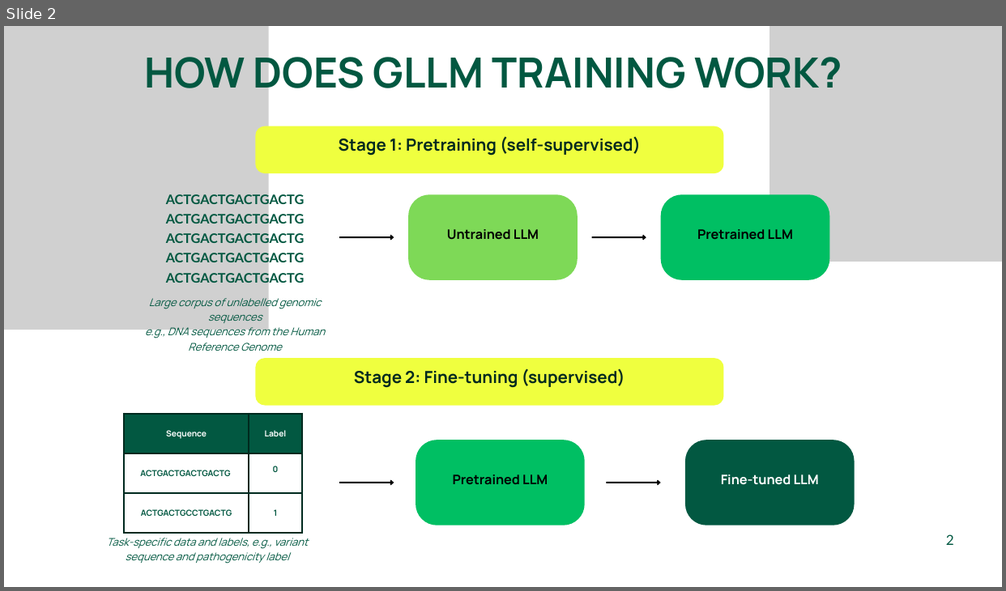
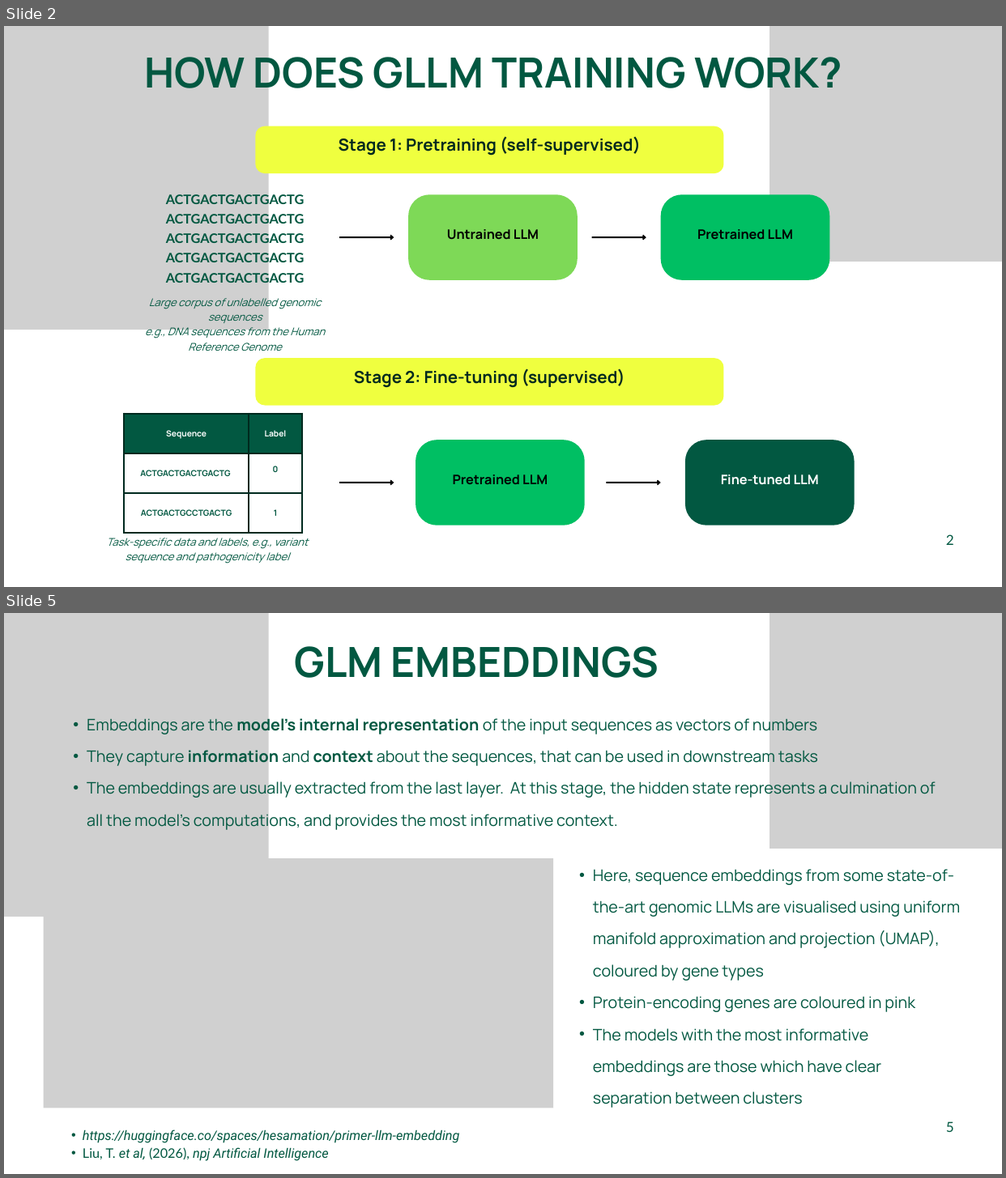
Before and after one commit to manyan-huang/genomic-llms-in-practice, a slide deck: Lectures/2_Training_gLLMs.pptx. Shown one above the other, each under a label of ours: slide 2 before the commit, slides 2 and 5 after it; the slides between them are not shown. The pictures are 1006x591 and 1006x1178 pixels, drawn with LibreOffice and Linux fonts; fonts in the diff are those of the drawing; grey boxes stand for pictures. Boxes give left, top, right and bottom in pixels: in the first picture for what was removed or moved away, otherwise in the second. Text is boxed around its words. In the diff, an @@ line names an element or a change of style, - is before the commit and + after.

```diff
--- a/Lectures/2_Training_gLLMs.pptx
+++ b/Lectures/2_Training_gLLMs.pptx
@@ slide 5 added at box(4, 613, 1002, 1174), background #FFFFFF @@
@@ picture added at box(4, 613, 268, 917) @@
@@ picture added at box(769, 613, 1002, 849) @@
@@ text added at box(295, 646, 659, 678), 60 pt, text #025841, bold @@
+GLM EMBEDDINGS
@@ text added at box(87, 715, 936, 831), 23 pt, text #025841 @@
+  • Embeddings are the model’s internal representation of the input sequences as vectors of numbers
+  • They capture information and context about the sequences, that can be used in downstream tasks
+  • The embeddings are usually extracted from the last layer. At this stage, the hidden state represents a culmination of all the model's computations, and provides the most informative context.
@@ picture added at box(44, 858, 553, 1108) @@
@@ text added at box(593, 869, 960, 1108), 23 pt, text #025841 @@
+  • Here, sequence embeddings from some state-of-the-art genomic LLMs are visualised using uniform manifold approximation and projection (UMAP), coloured by gene types
+  • Protein-encoding genes are coloured in pink
+  • The models with the most informative embeddings are those which have clear separation between clusters
@@ text added at box(946, 1122, 954, 1132), 20 pt, text #025841 @@
+5
@@ text added at box(83, 1130, 459, 1161), 19 pt, text #025841, italic @@
+  • https://huggingface.co/spaces/hesamation/primer-llm-embedding
+  • Liu, T. et al, (2026), npj Artificial Intelligence
```
Also in this commit, not shown: 3 slides changed, 2 other slides added, 1 slide removed.
